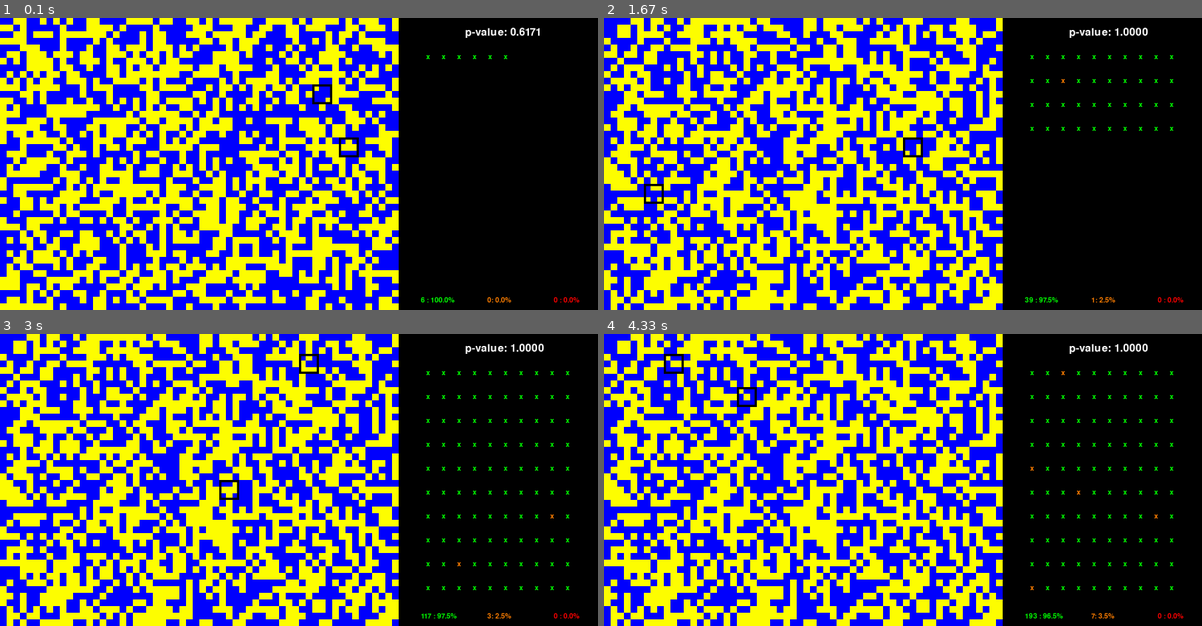
Above: before the commit, frames 1-4 (two rows, left to right).
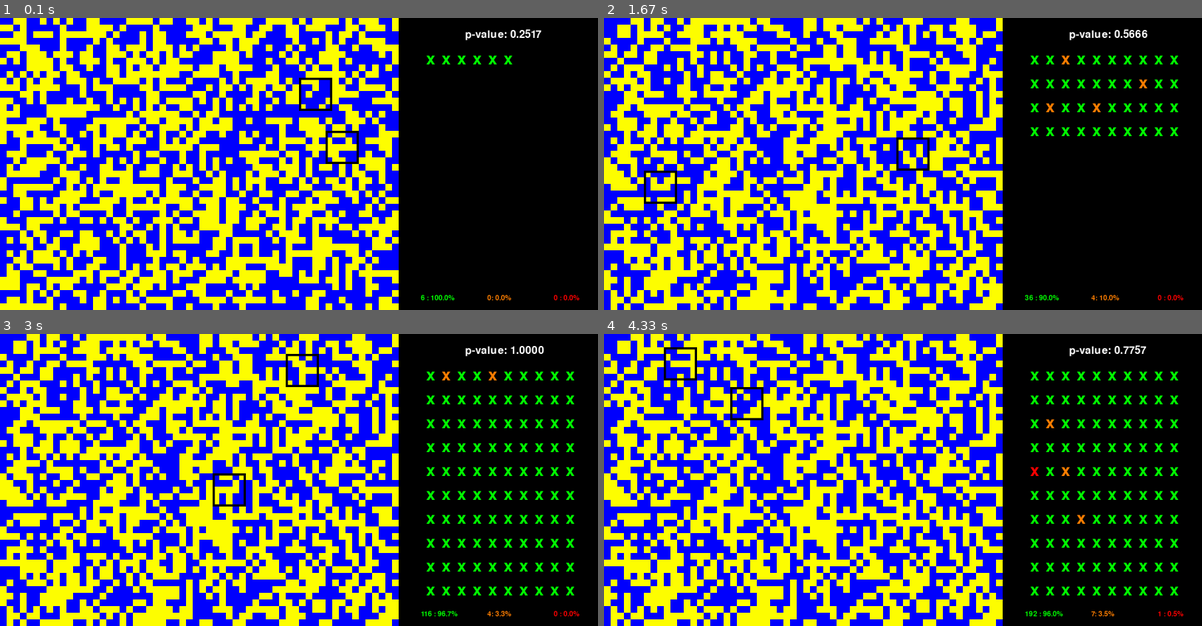
Above: after the commit, the same moments.

Repository: Tonys21/Projet-_risque-_alphatest
Game: pygame game, started from alphatest2.py
Same seed, same stepped clock (60 frames per second), same inputs: the game is played once before the commit and once after it.
Inputs:
- Up to frame 1 (0.1 s): no input
- Up to frame 2 (1.67 s): tap Space at 0.33, 0.67, 1 s
- Up to frame 3 (3 s): no input
- Up to frame 4 (4.33 s): no input

The runs differ from the first frame. In frame 1, 1.1% of the frame differs, in the area x 50-97%, y 3-98%; in frame 2, 2.1%; in frame 3, 4.0%; in frame 4, 4.0%, in the area x 10-97%, y 3-98%.

Commit message:
Update alphatest2.py

Diff:
--- a/alphatest2.py
+++ b/alphatest2.py
@@ -25,8 +25,8 @@
                                                 # 30 permet d'avoir 30 et 22 carreaux
 
 # définition de la taille des rectangles:
-rect_largeur = 3
-rect_hauteur = 3
+rect_largeur = 5
+rect_hauteur = 5
 
 # extraction du modulo pour la largeur et la hauteur
 RECTANGLE_WIDTH, RECTANGLE_HEIGHT = 0,0
@@ -142,6 +142,13 @@
     except ValueError:
         return None
 
+# définition de la fonction pause
+def pauseMenu(self):
+    if self.pause == True:
+        self.pause = False
+    elif self.pause == False:
+        self.pause = True
+
 
 # Boucle principale
 def main():
@@ -154,6 +161,8 @@
             if event.type == pygame.QUIT:
                 running = False
             if event.type == pygame.KEYDOWN:
+ #               if event.key == pygame.K_p:
+ #                   pauseMenu()
                 if event.key == pygame.K_SPACE:
                     p_value_list = []
                     grid = generate_grid(num_colors)
@@ -187,13 +196,13 @@
             text = pvalue_text.render(f"p-value: {p_value:.4f}", True, (255, 255, 255))
         else:
             text = pvalue_text.render("p-value: N/A", True, (255, 255, 255))
-        screen.blit(text, (1050, 20))
+        screen.blit(text, (1050, 25))
 
 
         # écriture d'une croix avec des couleurs différentes en fonction des p-values calculées
         for p_value in enumerate(p_value_list_100der):
             # initialisation du Font pygame
-            list_de_x = pygame.font.Font(None, 24)
+            list_de_x = pygame.font.Font(None, 54)
             p_index = p_value[0]
 
             # définition des coordonnées relatives (x,y) du X:
@@ -201,7 +210,7 @@
             X_coordY = p_index // 10        # nb de division par le modulo pour définir la hauteur
 
             _coordX = 962 + 35 * X_coordX
-            _coordY = 80 + 54 * X_coordY
+            _coordY = 75 + 54 * X_coordY
 
 
             # définition du X qui change de couleur en fonction du résultat de la p-value
@@ -223,7 +232,7 @@
         _coordX_vert = 950
         _coordX_orange = 1100
         _coordX_rouge = 1250
-        _coordY_counts = 630
+        _coordY_counts = 625
 
         # calcul des counts:
         _count_vert = sum(p_value_list > 0.10)
